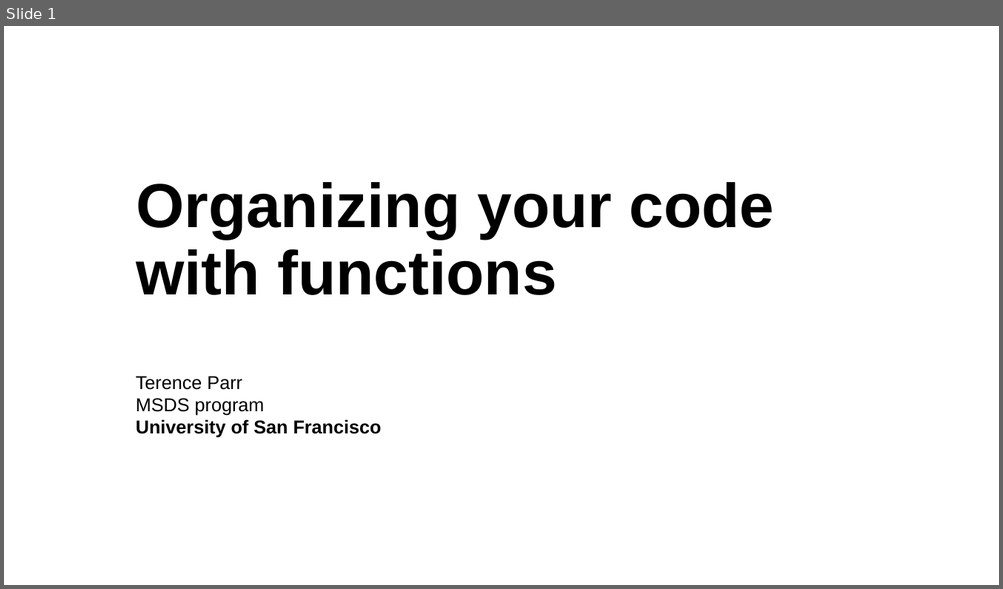
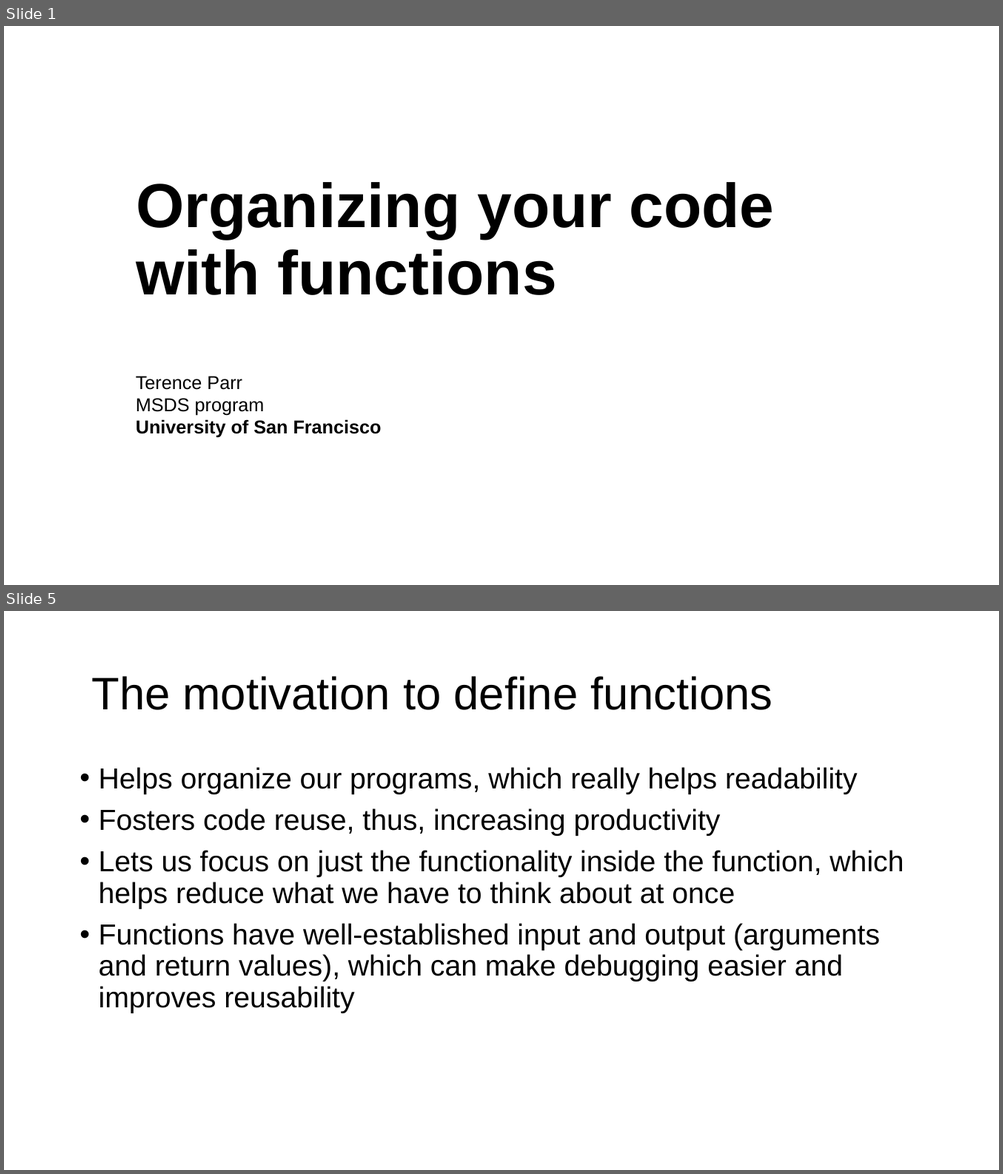
Before and after one commit to parrt/msds501, a slide deck: slides/functions.pptx. Shown one above the other, each under a label of ours: slide 1 before the commit, slides 1 and 5 after it; the slides between them are not shown. The pictures are 1003x589 and 1003x1174 pixels, drawn with LibreOffice and Linux fonts; fonts in the diff are those of the drawing; background and template pictures are left out. Boxes give left, top, right and bottom in pixels: in the first picture for what was removed or moved away, otherwise in the second. Text is boxed around its words. In the diff, an @@ line names an element or a change of style, - is before the commit and + after.

```diff
--- a/slides/functions.pptx
+++ b/slides/functions.pptx
@@ slide 5 added at [4,611,999,1170], background #FFFFFF @@
@@ title added at [91,676,772,710], 44 pt, text #000000 @@
+The motivation to define functions
@@ text added at [99,767,903,1014], 28 pt, text #000000 @@
+• Helps organize our programs, which really helps readability
+• Fosters code reuse, thus, increasing productivity
+• Lets us focus on just the functionality inside the function, which helps reduce what we have to think about at once
+• Functions have well-established input and output (arguments and return values), which can make debugging easier and improves reusability
```
Also in this commit, not shown: 3 slides changed, 12 other slides added, 2 other files.
